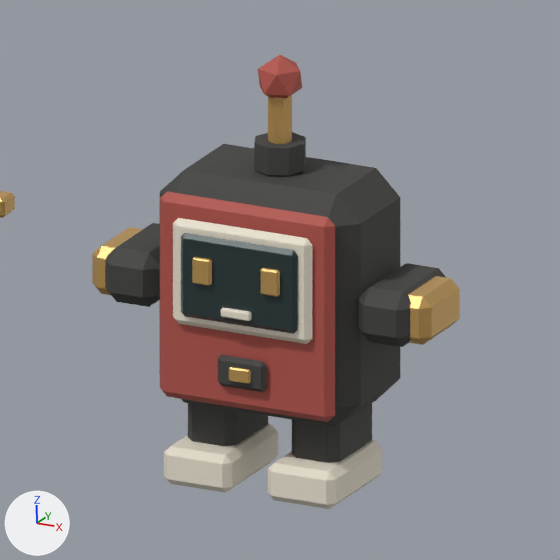
What one commit did to the Blender file assets/models/portfolio-decor/portfolio-decor.blend.
One viewpoint serves both versions: the file's camera 'Studio / preview camera'. The axes (+X, +Y, +Z) are drawn at lower left. The lights are the same throughout. The picture after the commit comes second.

Names of what the first picture shows: 'Mascot / antenna', 'Mascot / antenna base', 'Mascot / arm', 'Mascot / arm.001', 'Mascot / beacon', 'Mascot / boot', 'Mascot / boot.001', 'Mascot / chassis', 'Mascot / hand.001', 'Mascot / leg', 'Mascot / leg.001', 'Mascot / red shell', 'Mascot / visor', 'Mascot / visor rim' and 7 more.
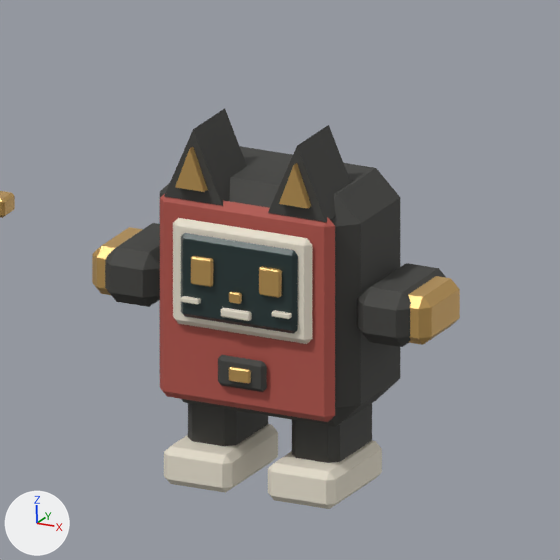
Commit message: feat: add pixel cat portfolio mascot

Location of each change, (x1, y1, x2, y2) in pixels of the pictures (560 x 560 px):
'Mascot / ink ear.001', added
    after: (268, 125, 351, 222)
'Mascot / ink ear', added
    after: (164, 108, 247, 206)
'Mascot / antenna base', deleted
    before: (254, 132, 306, 176)
'Mascot / beacon', deleted (red)
    before: (258, 55, 302, 99)
'Mascot / antenna', deleted (orange)
    before: (268, 95, 292, 144)
'Mascot / gold ear', added (orange)
    after: (175, 147, 208, 192)
'Mascot / gold ear.001', added (orange)
    after: (279, 163, 311, 208)
'Mascot / pixel nose', added
    after: (229, 291, 242, 304)
'Mascot / whisker', added
    after: (181, 296, 201, 305)
'Mascot / whisker.001', added
    after: (272, 310, 292, 319)

Edits to the bpy script that builds the scene:
```text
Add me_mascot___gold_ear_001:
    me_mascot___gold_ear_001.from_pydata([(-0.045, -0.0125, -0.06), (0.045, -0.0125, -0.06), (0.0, -0.0125, 0.06), (-0.045, 0.0125, -0.06), (0.045, 0.0125, -0.06), (0.0, 0.0125, 0.06)], [], [(0, 1, 2), (5, 4, 3), (0, 3, 4, 1), (1, 4, 5, 2), (2, 5, 3, 0)])
    me_mascot___gold_ear_001.materials.append(mat_gold____d9ad61)  # orange #cea661
Add me_mascot___ink_ear_001:
    me_mascot___ink_ear_001.from_pydata([(-0.09, -0.1, -0.105), (0.09, -0.1, -0.105), (0.0, -0.1, 0.105), (-0.09, 0.1, -0.105), (0.09, 0.1, -0.105), (0.0, 0.1, 0.105)], [], [(0, 1, 2), (5, 4, 3), (0, 3, 4, 1), (1, 4, 5, 2), (2, 5, 3, 0)])
    me_mascot___ink_ear_001.materials.append(mat_ink____191918)  # dark grey #42423f
Remove ob_mascot___antenna_base:
    ob_mascot___antenna_base = bpy.data.objects.new('Mascot / antenna base', me_cylinder_004)
Remove ob_mascot___antenna:
    ob_mascot___antenna = bpy.data.objects.new('Mascot / antenna', me_cylinder_005)
Remove ob_mascot___beacon:
    ob_mascot___beacon = bpy.data.objects.new('Mascot / beacon', me_icosphere)
Add ob_mascot___pixel_nose:
    ob_mascot___pixel_nose = bpy.data.objects.new('Mascot / pixel nose', me_cube_053_1)  # 24 vertices, 26 faces; spans x -0.0175..0.0175, y -0.007..0.007, z -0.015..0.015; in mat_gold____d9ad61 (orange #cea661)
    ob_mascot___pixel_nose.parent = ob_pixel_mascot_root
    ob_mascot___pixel_nose.location = (0.0, -0.281, 0.035)
Add ob_mascot___whisker_001:
    ob_mascot___whisker_001 = bpy.data.objects.new('Mascot / whisker.001', me_cube_052_1)  # 24 vertices, 26 faces; spans x -0.0275..0.0275, y -0.009..0.009, z -0.007..0.007; in mat_paper____eee5d2 (pale yellow #ece5d3)
    ob_mascot___whisker_001.parent = ob_pixel_mascot_root
    ob_mascot___whisker_001.location = (0.14, -0.276, 0.005)
Add ob_mascot___whisker:
    ob_mascot___whisker = bpy.data.objects.new('Mascot / whisker', me_cube_051_1)  # 24 vertices, 26 faces; spans x -0.0275..0.0275, y -0.009..0.009, z -0.007..0.007; in mat_paper____eee5d2 (pale yellow #ece5d3)
    ob_mascot___whisker.parent = ob_pixel_mascot_root
    ob_mascot___whisker.location = (-0.14, -0.276, 0.005)
Add ob_mascot___gold_ear_001:
    ob_mascot___gold_ear_001 = bpy.data.objects.new('Mascot / gold ear.001', me_mascot___gold_ear_001)
    ob_mascot___gold_ear_001.parent = ob_pixel_mascot_root
    ob_mascot___gold_ear_001.location = (0.16, -0.23, 0.375)
Add ob_mascot___ink_ear_001:
    ob_mascot___ink_ear_001 = bpy.data.objects.new('Mascot / ink ear.001', me_mascot___ink_ear_001)
    ob_mascot___ink_ear_001.parent = ob_pixel_mascot_root
    ob_mascot___ink_ear_001.location = (0.16, -0.12, 0.38)
Add ob_mascot___gold_ear:
    ob_mascot___gold_ear = bpy.data.objects.new('Mascot / gold ear', me_mascot___gold_ear_001.copy())
    ob_mascot___gold_ear.parent = ob_pixel_mascot_root
    ob_mascot___gold_ear.location = (-0.16, -0.23, 0.375)
Add ob_mascot___ink_ear:
    ob_mascot___ink_ear = bpy.data.objects.new('Mascot / ink ear', me_mascot___ink_ear_001.copy())
    ob_mascot___ink_ear.parent = ob_pixel_mascot_root
    ob_mascot___ink_ear.location = (-0.16, -0.12, 0.38)
```
